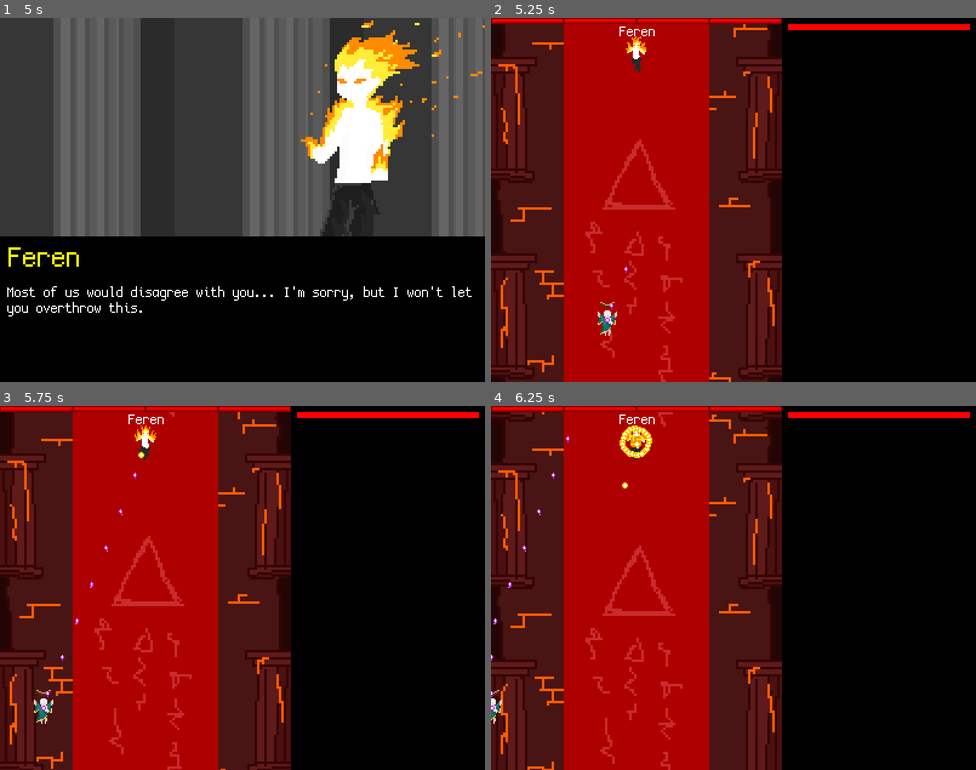
Above: before the commit, frames 1-4 (two rows, left to right).
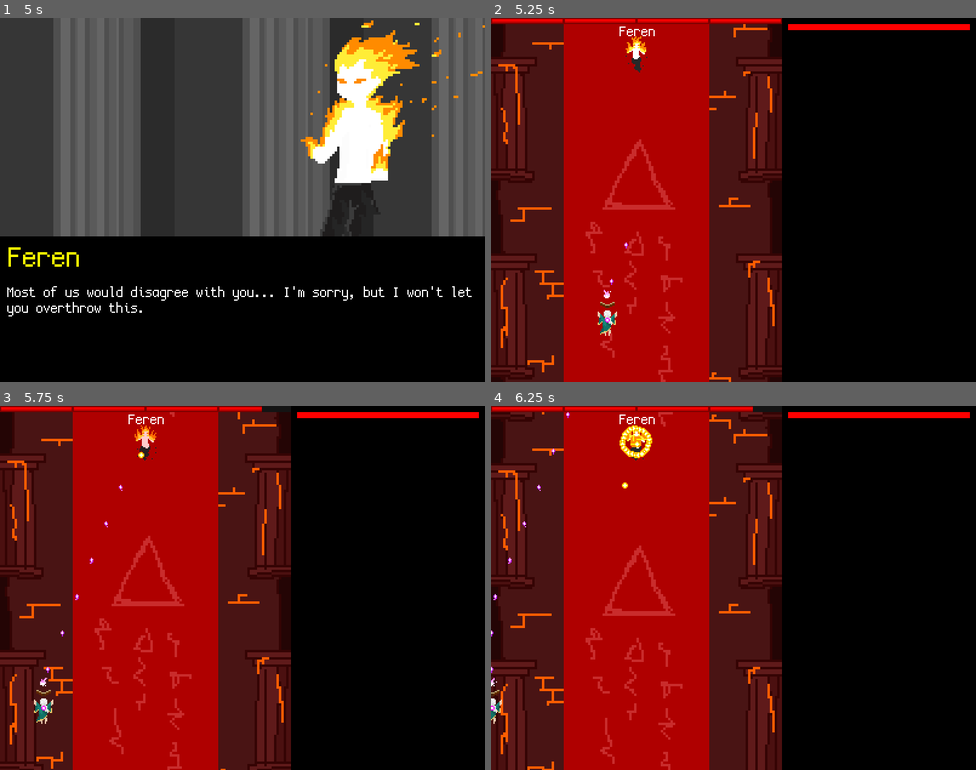
Above: after the commit, the same moments.

Repository: Voltinus/rimu
Game: Godot game, scene res://levels/LanguageSelector/LanguageSelector.tscn
The game is run twice, just before and just after one commit, with the same random seed, the same clock (stepped at 60 frames per second) and the same inputs.
Inputs (mouse positions are in pixels of both pictures, inside the frame that each line leads up to):
- Up to frame 1 (5 s): click (242, 152) at 0.5 s; click "New game" at 1.25 s; tap Enter (dialogue_skip) at 2, 3.5 s; hold D (move_right) 2.03-2.78 s; tap Space at 2.75, 4.25 s; hold S (move_down) 2.78-3.53 s; hold D (move_right) 3.53-4.28 s; hold W (move_up) from 4.28 s (still down)
- Up to frame 2 (5.25 s): tap Enter (dialogue_skip) at 5 s; release W (move_up) at 5.03 s; hold A (move_left) from 5.03 s (still down)
- Up to frame 3 (5.75 s): keep holding A (move_left)
- Up to frame 4 (6.25 s): keep holding A (move_left)

Frame 1 is identical in both runs. In frame 2, less than 0.1% of the frame differs, in the area x 23-29%, y 61-80%; in frame 3, 0.4%, in the area x 8-60%, y 0-80%; in frame 4, 0.2%.

Commit message:
Added particles

Diff:
--- a/actors/Enemy/Enemy.gd
+++ b/actors/Enemy/Enemy.gd
@@ -1,7 +1,7 @@
 extends KinematicBody2D
 
 
-const MAX_HP = 1000
+const MAX_HP = 10
 var hp = MAX_HP
 var alive = true
 var _element = null
--- a/actors/Player/Player.gd
+++ b/actors/Player/Player.gd
@@ -34,7 +34,7 @@
 
 func _on_ShootTimer_timeout():
 	var node = Bullet.instance()
-	node.init(Vector2(0, -1), position)
+	node.init(Vector2(0, -1), position + Vector2(0, -20))
 	get_parent().add_child(node)
 
 
--- a/actors/Player/Player.tscn
+++ b/actors/Player/Player.tscn
@@ -1,7 +1,9 @@
-[gd_scene load_steps=5 format=2]
+[gd_scene load_steps=20 format=2]
 
 [ext_resource path="res://actors/Player/Player.gd" type="Script" id=1]
 [ext_resource path="res://actors/Player/Player.png" type="Texture" id=2]
+[ext_resource path="res://actors/Player/pu_shield.png" type="Texture" id=3]
+[ext_resource path="res://actors/Player/pu_power.png" type="Texture" id=4]
 
 [sub_resource type="RectangleShape2D" id=1]
 extents = Vector2( 1, 1 )
@@ -21,6 +23,70 @@
 "update": 1,
 "values": [ Color( 1, 0.7, 0.7, 1 ), Color( 1, 1, 1, 1 ) ]
 }
+
+[sub_resource type="AtlasTexture" id=9]
+atlas = ExtResource( 4 )
+region = Rect2( 0, 0, 5, 7 )
+
+[sub_resource type="AtlasTexture" id=10]
+atlas = ExtResource( 4 )
+region = Rect2( 5, 0, 5, 7 )
+
+[sub_resource type="AtlasTexture" id=11]
+atlas = ExtResource( 4 )
+region = Rect2( 10, 0, 5, 7 )
+
+[sub_resource type="SpriteFrames" id=12]
+animations = [ {
+"frames": [ SubResource( 9 ), SubResource( 10 ), SubResource( 11 ) ],
+"loop": true,
+"name": "default",
+"speed": 5.0
+} ]
+
+[sub_resource type="Gradient" id=14]
+colors = PoolColorArray( 1, 1, 1, 1, 0.988235, 0.592157, 1, 0.498039 )
+
+[sub_resource type="GradientTexture" id=15]
+gradient = SubResource( 14 )
+
+[sub_resource type="ParticlesMaterial" id=13]
+lifetime_randomness = 0.5
+emission_shape = 1
+emission_sphere_radius = 3.0
+flag_disable_z = true
+gravity = Vector3( 0, -10, 0 )
+orbit_velocity = 0.0
+orbit_velocity_random = 0.0
+color_ramp = SubResource( 15 )
+
+[sub_resource type="AtlasTexture" id=3]
+atlas = ExtResource( 3 )
+region = Rect2( 0, 0, 31, 31 )
+
+[sub_resource type="AtlasTexture" id=4]
+atlas = ExtResource( 3 )
+region = Rect2( 31, 0, 31, 31 )
+
+[sub_resource type="AtlasTexture" id=5]
+atlas = ExtResource( 3 )
+region = Rect2( 62, 0, 31, 31 )
+
+[sub_resource type="AtlasTexture" id=6]
+atlas = ExtResource( 3 )
+region = Rect2( 93, 0, 31, 31 )
+
+[sub_resource type="AtlasTexture" id=7]
+atlas = ExtResource( 3 )
+region = Rect2( 124, 0, 31, 31 )
+
+[sub_resource type="SpriteFrames" id=8]
+animations = [ {
+"frames": [ SubResource( 3 ), SubResource( 4 ), SubResource( 5 ), SubResource( 6 ), SubResource( 7 ) ],
+"loop": true,
+"name": "default",
+"speed": 5.0
+} ]
 
 [node name="Player" type="KinematicBody2D"]
 collision_mask = 58
@@ -42,4 +108,22 @@
 [node name="Flames" type="Node2D" parent="."]
 
 [node name="AnimatedSprite" type="AnimatedSprite" parent="Flames"]
+position = Vector2( 0, -20 )
+frames = SubResource( 12 )
+playing = true
+__meta__ = {
+"_edit_group_": true
+}
+
+[node name="Particles2D" type="Particles2D" parent="Flames/AnimatedSprite"]
+position = Vector2( 0.5, 0 )
+amount = 10
+lifetime = 1.5
+process_material = SubResource( 13 )
+
+[node name="Shield" type="AnimatedSprite" parent="."]
+visible = false
+frames = SubResource( 8 )
+frame = 4
+playing = true
 [connection signal="timeout" from="ShootTimer" to="." method="_on_ShootTimer_timeout"]
--- a/levels/EndOfVersion/EndOfVersion.tscn
+++ b/levels/EndOfVersion/EndOfVersion.tscn
@@ -14,8 +14,8 @@
 }
 
 [node name="Label" type="Label" parent="."]
-margin_right = 200.0
-margin_bottom = 90.0
+margin_right = 400.0
+margin_bottom = 220.0
 theme = ExtResource( 1 )
 text = "THANKS_ALPHA"
 align = 1
@@ -23,10 +23,10 @@
 autowrap = true
 
 [node name="ButtonMainMenu" type="Button" parent="."]
-margin_left = 50.0
-margin_top = 90.0
-margin_right = 150.0
-margin_bottom = 110.0
+margin_left = 150.0
+margin_top = 220.0
+margin_right = 250.0
+margin_bottom = 240.0
 mouse_default_cursor_shape = 2
 theme = ExtResource( 1 )
 text = "MAIN_MENU"
@@ -35,12 +35,15 @@
 }
 
 [node name="ButtonExit" type="Button" parent="."]
-margin_left = 50.0
-margin_top = 115.0
-margin_right = 150.0
-margin_bottom = 135.0
+margin_left = 150.0
+margin_top = 250.0
+margin_right = 250.0
+margin_bottom = 270.0
 mouse_default_cursor_shape = 2
 theme = ExtResource( 1 )
 text = "EXIT"
+__meta__ = {
+"_edit_use_anchors_": false
+}
 [connection signal="pressed" from="ButtonMainMenu" to="." method="_on_ButtonMainMenu_pressed"]
 [connection signal="pressed" from="ButtonExit" to="." method="_on_ButtonExit_pressed"]
--- a/levels/Level1Fire/Enemy.gd
+++ b/levels/Level1Fire/Enemy.gd
@@ -20,7 +20,9 @@
 
 	states2 = [
 		{ "shooting": false },
-		{ "target": Vector2(0.1, 0.1) }
+		{ "speed": 2 },
+		{ "target": Vector2(0.5, 0.1) },
+		{ "callback": "curtain" }
 	]
 
 func byle_jak():
@@ -41,6 +43,12 @@
 			burst(24, j/10.0)
 			yield(get_tree().create_timer(0.15), 'timeout')
 		yield(get_tree().create_timer(0.5), 'timeout')
+	callback_ended = true
+
+func curtain():
+
+
+
 	callback_ended = true
 
 func spawn_lava_walls():
--- a/objects/Scroll/Scroll.gd
+++ b/objects/Scroll/Scroll.gd
@@ -3,9 +3,18 @@
 
 var _element : String
 
+const gradients = {
+	"fire":  [ Color(1, 1, 0.33), Color(1, 0.33, 0, 0.5) ],
+	"earth": [ Color(0, 0.66, 0), Color(0, 0.33, 0, 0.5) ],
+	"water": [ Color(1, 1, 1),    Color(1, 1, 1, 0.25) ],
+	"air":   [ Color(1, 1, 0.5),  Color(1, 1, 1, 0.25) ],
+	"dark":  [ Color(1, 1, 1),    Color(1, 1, 1, 0.25) ]
+}
+
 func init(elem):
 	_element = elem
 	$Sprite.texture = load("res://objects/Scroll/scroll_%s.png" % elem)
+	$Particles2D.process_material.color_ramp.gradient.colors = PoolColorArray(gradients[elem])
 
 
 var next_scene = {
--- a/objects/Scroll/Scroll.tscn
+++ b/objects/Scroll/Scroll.tscn
@@ -1,9 +1,25 @@
-[gd_scene load_steps=4 format=2]
+[gd_scene load_steps=7 format=2]
 
 [ext_resource path="res://objects/Scroll/Scroll.gd" type="Script" id=1]
 [ext_resource path="res://objects/Scroll/scroll_fire.png" type="Texture" id=2]
 
 [sub_resource type="RectangleShape2D" id=1]
+
+[sub_resource type="Gradient" id=2]
+colors = PoolColorArray( 1, 1, 0.498039, 1, 1, 1, 1, 0.254902 )
+
+[sub_resource type="GradientTexture" id=3]
+gradient = SubResource( 2 )
+
+[sub_resource type="ParticlesMaterial" id=4]
+emission_shape = 1
+emission_sphere_radius = 1.0
+flag_disable_z = true
+gravity = Vector3( 0, 0, 0 )
+orbit_velocity = 0.0
+orbit_velocity_random = 0.0
+tangential_accel = 48.28
+color_ramp = SubResource( 3 )
 
 [node name="Scroll" type="Area2D"]
 script = ExtResource( 1 )
@@ -12,5 +28,10 @@
 texture = ExtResource( 2 )
 
 [node name="CollisionShape2D" type="CollisionShape2D" parent="."]
+visible = false
 shape = SubResource( 1 )
+
+[node name="Particles2D" type="Particles2D" parent="."]
+amount = 12
+process_material = SubResource( 4 )
 [connection signal="body_entered" from="." to="." method="_on_Scroll_body_entered"]
Not shown, added: actors/Player/pu_power.png.import
Not shown, added: actors/Player/pu_shield.png.import
Not shown, changed: export/Rimu v0.1.exe
Not shown, changed: export/Rimu.exe
